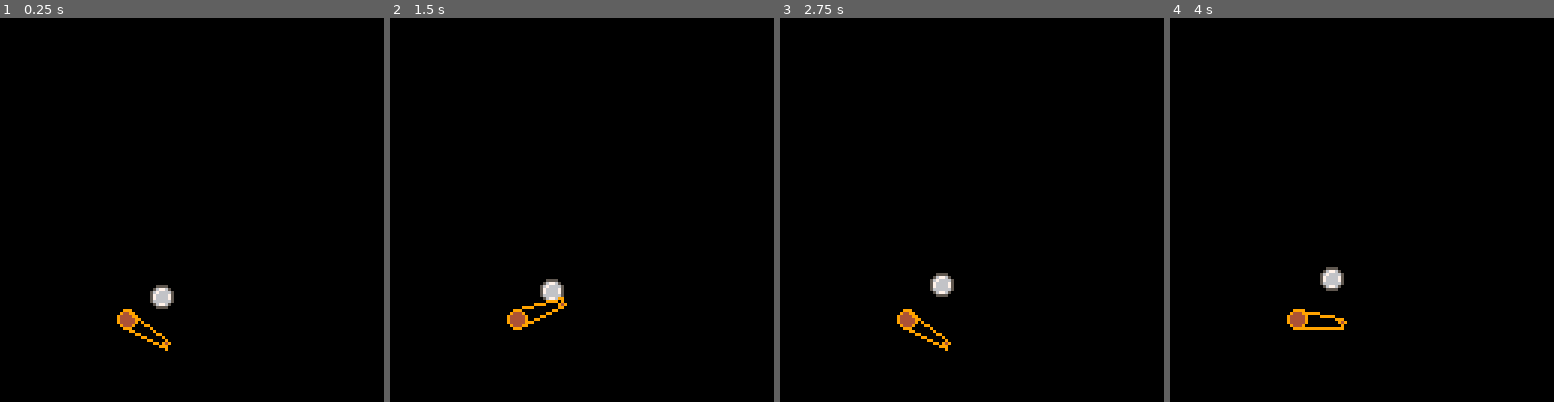
Above: before the commit, frames 1-4 (left to right).
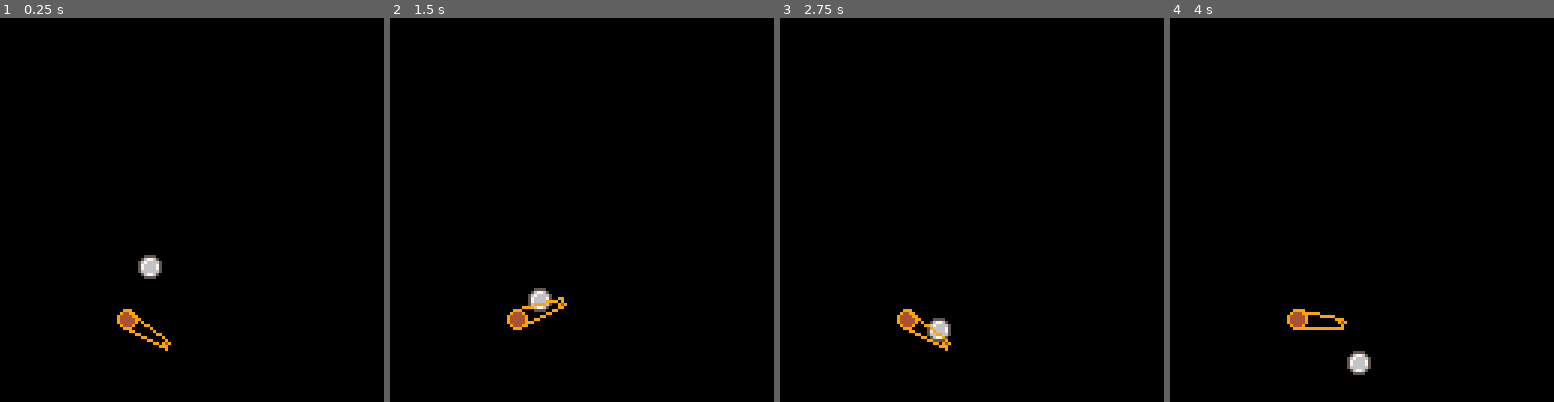
Above: after the commit, the same moments.

Repository: lkingsford/pico8-projects
Game: PICO-8 cartridge pinball1.p8
The game is run twice, just before and just after one commit, with the same random seed, the same clock (stepped at 60 frames per second) and the same inputs.
Inputs:
- Up to frame 1 (0.25 s): no input
- Up to frame 2 (1.5 s): tap O (Z key) at 0.33, 0.7, 1.43 s; tap X (X key) at 1.07 s
- Up to frame 3 (2.75 s): hold Left 1.97-2.37 s; tap X (X key) at 2.07, 2.4, 2.73 s; tap O (Z key) at 2.22 s; hold Down from 2.42 s (still down)
- Up to frame 4 (4 s): release Down at 2.82 s; hold Right 2.87-3.53 s; tap X (X key) at 3.07, 3.4, 3.73 s; tap O (Z key) at 3.1, 3.98 s; hold Up from 3.58 s (still down)

The runs differ from the first frame. In frame 1, 0.6% of the frame differs, in the area x 35-46%, y 61-76%; in frame 2, 0.5%; in frame 3, 0.6%; in frame 4, 0.6%.

Commit message:
Another bad collision

Diff:
--- a/pinball1.p8
+++ b/pinball1.p8
@@ -7,7 +7,7 @@
 	local p={}
 	p.x=50
 	p.dx=0
-	p.y=90
+	p.y=80
 	p.r=4
 	p.dy=1
 	add(pinballs, p)
@@ -72,11 +72,12 @@
 		print(normal, 1, 1, 11)
 		print(incident, 1, 9, 9)
 		print(reflection, 1, 17, 10)
+		print(d_distance, 64, 17, 10)
 	end
 end
 
 function d_pinball(pb)
-	spr(1, pb.x, pb.y)
+	spr(1, pb.x - pb.r, pb.y - pb.r)
 end
 
 function d_interact(i)
@@ -117,9 +118,9 @@
 	-- Use as arg in foreach
 	cur_pb = pb
 	foreach(interactions, interact)
-	foreach(fixed_interactions, interact)
-
-	pb.dy += gravity
+	--foreach(fixed_interactions, interact)
+
+	pb.dy = 0.3 --+= gravity
 end
 
 function interact(i)
@@ -136,8 +137,10 @@
 	vold = distance(0, 0, cur_pb.dx, cur_pb.dy)
 	v = vold * i.absorb + i.push
 	-- Roll back last move
-	cur_pb.x -= cur_pb.dx
-	cur_pb.y -= cur_pb.dy
+	while line_circle_collision(i.x1, i.y1, i.x2, i.y2, cur_pb.x, cur_pb.y, cur_pb.r) do
+        cur_pb.x -= cur_pb.dx
+        cur_pb.y -= cur_pb.dy
+    end
 	-- Adjust for bounce
 	cur_pb.dx = v * sin(reflection)
 	cur_pb.dy = v * cos(reflection)
@@ -189,21 +191,25 @@
 end
 
 function line_circle_collision(x1, y1, x2, y2, cx, cy, r)
-	-- See http://devmag.org.za/2009/04/17/basic-collision-detection-in-2d-part-2/
-	-- The p value is due to integer overflows
-	p = 10
-	r = r/p
-	lx1 = (x1 - cx)/p
-	ly1 = (y1 - cy)/p
-	lx2 = (x2 - cx)/p
-	ly2 = (y2 - cy)/p
-	lx = lx1 - lx2
-	ly = ly1 - ly2
-	a = lx * lx + ly * ly
-	b = 2 * ((lx * lx1) + (ly * ly1))
-	c = lx1 * lx1 + ly1 * ly1 - (r * r)
-	d = b * b - (4 * a * c)
-	return d >= 0
+	-- Hopefully this loop is fast enough.
+	-- p picks the amount of segments to test
+	length = distance(x1, y1, x2, y2)
+	theta = atan2(x2-x1, y2-y1)
+	d_distance = 1000
+    printh("------", "collide")
+    printh("Line "..x1..","..y1..'-'..x2..','..y2, "collide")
+    printh("th ".. theta, "collide")
+    printh("le ".. length, "collide")
+	for i = 0, ceil(length) do
+		ix = x1 + i * sin(theta)
+		iy = y1 + i * cos(theta)
+        dist = distance(ix, iy, cx, cy)
+		d_distance = min(dist, d_distance)
+		if d_distance <= r then return true end
+        printh(i..":"..(ix) .. " " .. (iy) .. " " .. (cx) .. " " .. (cy), "collide")
+        printh(dist .. " " .. (d_distance), "collide")
+	end
+	return false
 end
 
 __gfx__
